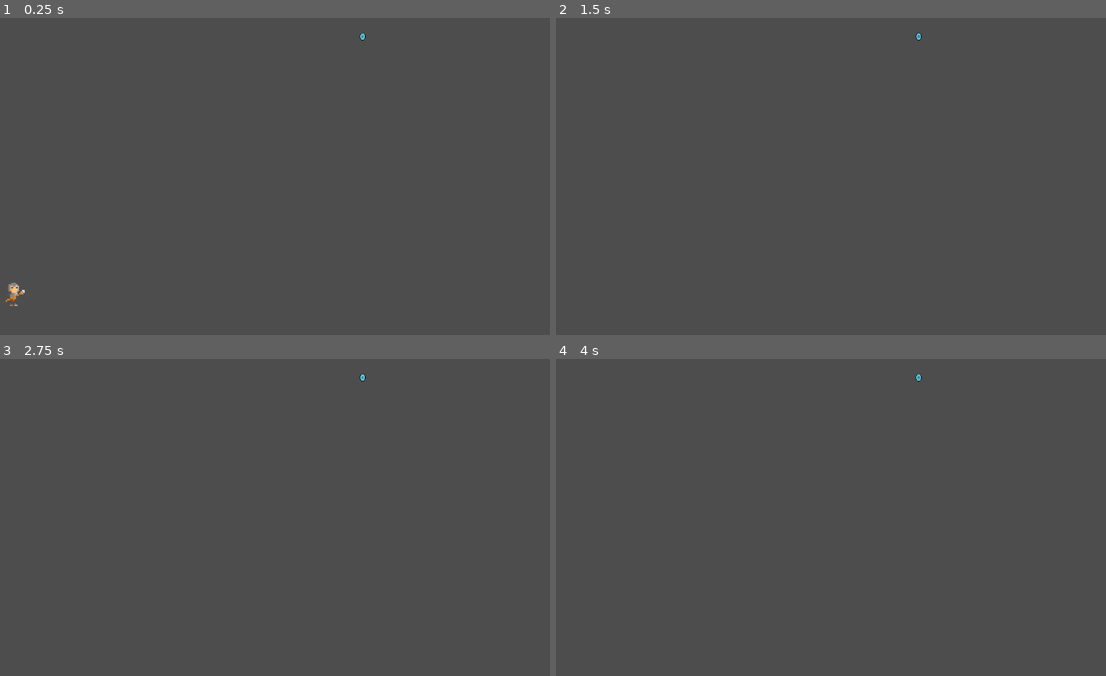
Above: before the commit, frames 1-4 (two rows, left to right).
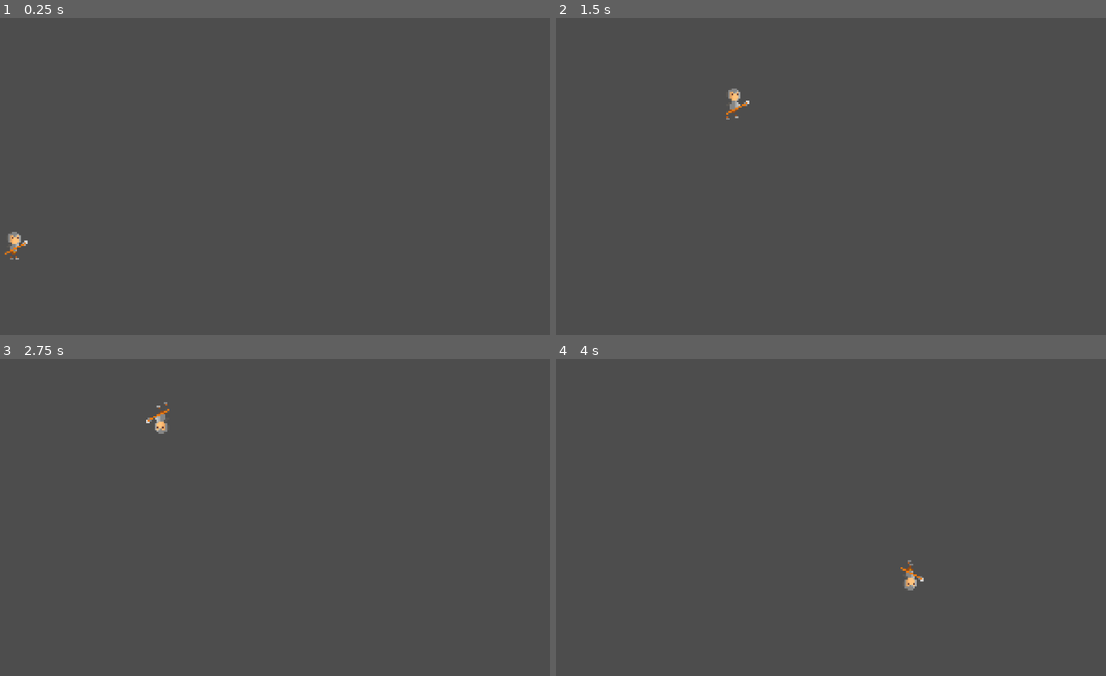
Above: after the commit, the same moments.

Repository: KindaBoringHere/puzzle-platformer
Game: Godot game, scene res://scenes/level_1.tscn
Same seed, same stepped clock (60 frames per second), same inputs: the game is played once before the commit and once after it. This scene is started directly instead of the project's main scene.
Inputs:
- Up to frame 1 (0.25 s): no input
- Up to frame 2 (1.5 s): hold Right (ui_right) from 0.53 s (still down); tap H (gravity) at 0.6, 1.35 s
- Up to frame 3 (2.75 s): release Right (ui_right) at 2.03 s; hold Left (ui_left) from 2.03 s (still down); tap H (gravity) at 2.1 s
- Up to frame 4 (4 s): release Left (ui_left) at 2.78 s; hold Right (ui_right) from 2.78 s (still down); tap H (gravity) at 2.85, 3.6 s

The runs differ from the first frame. In frame 1, 0.3% of the frame differs, in the area x 0-67%, y 4-91%; in frame 2, 0.2%; in frame 3, 0.2%; in frame 4, 0.2%.

Commit message:
Update level_1.tscn

Diff:
--- a/scenes/level_1.tscn
+++ b/scenes/level_1.tscn
@@ -1,7 +1,8 @@
-[gd_scene load_steps=6 format=3 uid="uid://bbhigtvk530bg"]
+[gd_scene load_steps=7 format=3 uid="uid://bbhigtvk530bg"]
 
 [ext_resource type="Texture2D" uid="uid://c5y1d2lm1vco4" path="res://sprites/my pixel art/enviorment_tileset.png" id="1_iv34d"]
 [ext_resource type="PackedScene" uid="uid://dd6nrqeyy5pvo" path="res://scenes/player.tscn" id="2_kdp1t"]
+[ext_resource type="PackedScene" uid="uid://cbj2vnrjpam2s" path="res://scenes/level_tamplate.tscn" id="3_ti0xo"]
 [ext_resource type="PackedScene" uid="uid://ioqn1r1y0yjl" path="res://scenes/portal.tscn" id="3_u7bj0"]
 
 [sub_resource type="TileSetAtlasSource" id="TileSetAtlasSource_n2cd6"]
@@ -41,8 +42,10 @@
 scale = Vector2(2.4, 2.4)
 tile_set = SubResource("TileSet_nfkwa")
 
-[node name="player" parent="." instance=ExtResource("2_kdp1t")]
-position = Vector2(39, 550)
-
 [node name="portal" parent="." instance=ExtResource("3_u7bj0")]
 position = Vector2(768, 38)
+
+[node name="level tamplate" parent="." instance=ExtResource("3_ti0xo")]
+
+[node name="player" parent="." instance=ExtResource("2_kdp1t")]
+position = Vector2(108, 425)
